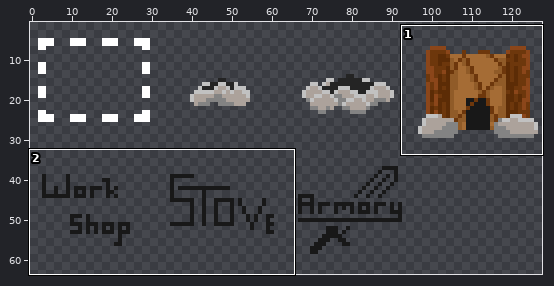
Sprite sheet: Assets/Graphics/Sprites/buildings.png. The first picture is a wide view before the edit; the outline marks the close-up.
Close-up. As it was:
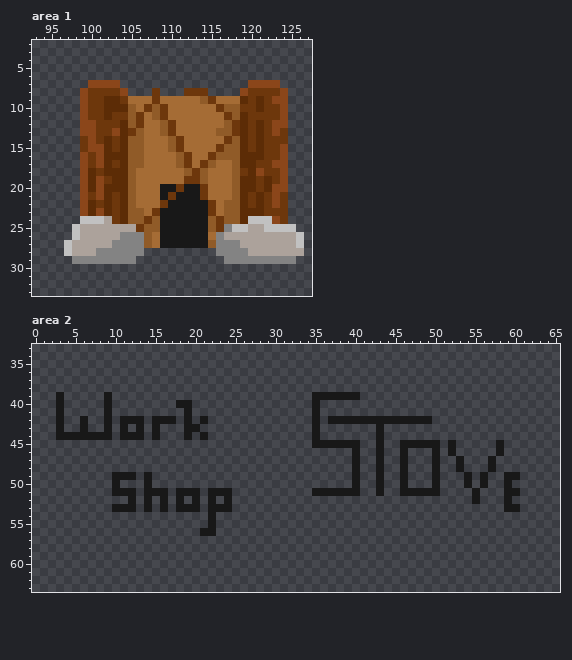
The file is 128x64 pixels. Shown: area 1: x 93..127, y 2..33; area 2: x 0..65, y 33..63. The wide view leaves out empty margins.
After the commit:
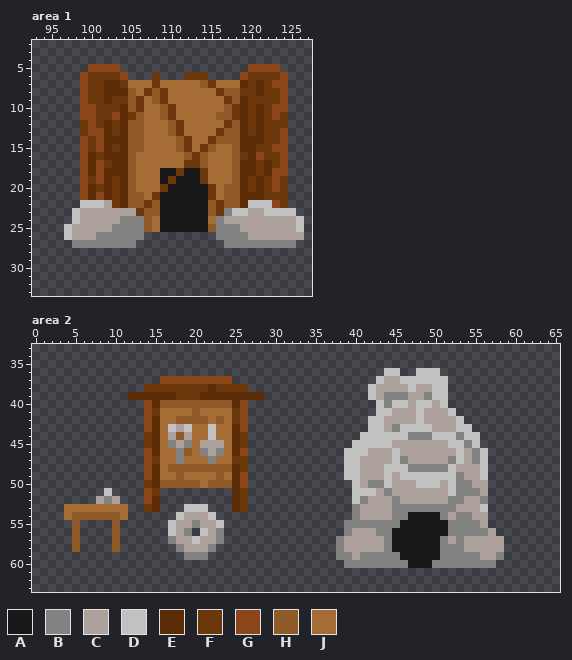
Palette (. is transparent): A #181818  B #838383  C #aca29b  D #c1c1c1  E #5c2c06  F #6d370c  G #8b461a  H #905b28  J #a56c35
The edit:
Area 1:
y 5: x 100..103 .... -> GGGG; x 120..123 .... -> GGGG
y 6: x 99..104 ...... -> GFFFFG; x 108 . -> F; x 112..114 ... -> FFF; x 119..124 ...... -> GFFFFG
y 7: x 99..122 .GGGG................GGG -> GFFEEFJJJFJJJJJHFJJJEFEF; x 124 . -> G
y 8: x 102..119 FFG...F...FFF....G -> EEEHJFHFJJJJJJFHHF; x 121 F -> E
y 9: x 103 E -> F; x 105..106 JJ -> HF; x 108..109 FJ -> HF; x 114..115 HF -> JJ; x 117..118 JJ -> FH; x 121 E -> F; x 123 G -> F
y 10: x 100 F -> G; x 102..103 EE -> FF; x 106..110 JFHFJ -> FJJHF; x 116 F -> J; x 118..119 HF -> FE; x 123 F -> G
y 11: x 100 F -> G; x 102..106 EFFHF -> FGEFH; x 108..110 HFJ -> JHF; x 116..118 JFH -> HHF; x 121 F -> E; x 123..124 FG -> GF
y 12: x 99 G -> F; x 102 F -> E; x 106 F -> H; x 109..111 HFJ -> JHF; x 117..118 HF -> FH; x 123..124 GG -> FF
y 13: x 99 G -> F; x 101..103 FFG -> GEF; x 105 F -> H; x 109..111 HFJ -> JHF; x 116 H -> F; x 118 F -> H; x 123..124 GF -> FG
y 14: x 99..101 FGF -> GFG; x 103 F -> E; x 110..112 HFJ -> JHF; x 115..117 JJF -> FHH; x 120 F -> E; x 124 F -> G
y 15: x 99..100 FG -> GF; x 110..112 HFJ -> JHF; x 114..117 JJFH -> FHJJ; x 120..121 FE -> EF; x 123 F -> G
y 16: x 100..101 FG -> EF; x 106 H -> J; x 111..117 HFJJFHH -> JHFHJJJ; x 119 E -> F; x 121 E -> G
y 17: x 100 F -> E; x 102..103 EF -> FE; x 106 H -> J; x 111 H -> J; x 113..115 JFH -> FHJ; x 122..123 FG -> EF
y 18: x 101 F -> G; x 109..114 JJJHFH -> AAFAAF; x 119 F -> E; x 121..123 GFF -> FEG
y 19: x 100 E -> F; x 102..103 FE -> EF; x 109..114 JJJFFH -> AFAAAF; x 120..124 EFEFG -> FEFGF
y 20: x 101 G -> F; x 103 E -> F; x 109 A -> F; x 111 F -> A; x 114..115 FJ -> AF; x 117 J -> H; x 120..122 EFE -> FEF; x 124 G -> F
y 21: x 100 F -> E; x 106 J -> H; x 108 J -> F; x 110 F -> A; x 114..115 FJ -> AF; x 117 J -> H; x 120 F -> E; x 123 G -> F
y 22: x 99..102 GEFE -> DDDC; x 106..109 JJJF -> HFHA; x 115..116 FJ -> HF; x 120..122 FEF -> DDD
y 23: x 98..108 .GEGEFEHHJF -> DCCCCCCCFHH; x 115..125 FJHHEEEFFF. -> HFBDDCCDDDD
y 24: x 98..101 .DDD -> DCCC; x 103..108 FEHHFH -> CBBBHJ; x 115..126 HFHHEDDDGF.. -> JBCCCCCCCCCD
y 25: x 97..98 .D -> DC; x 103..106 CCCF -> BBBB; x 108 H -> J; x 116 F -> B; x 118..119 DD -> BC; x 122..126 DDDD. -> CCCCD
y 26: x 97..98 .D -> DC; x 101..103 CCC -> BBB; x 107..115 HJAAAAAAJ -> .........; x 117..119 CCC -> BBB; x 126 D -> C
y 27: x 97..102 DCCCCC -> .BBBBB; x 106..116 BHJAAAAAAHB -> ...........; x 119..126 CCCCCCCD -> BBBBBBB.
y 28: x 97..106 DCCCBBBBBB -> ..........; x 116..126 BBBBCCCCCCC -> ...........
y 29: x 98..105 BBBBBBBB -> ........; x 117..125 BBBBBBBBB -> .........
Area 2:
y 36: x 44..45 .. -> DD; x 48..50 ... -> DDD
y 37: x 16..24 ......... -> GGGGGGGGG; x 43..51 ......... -> DCCDDDDDD
y 38: x 14..26 ............. -> FFFFFFFFEFFFF; x 42..51 .......... -> DCCCCDCCDD
y 39: x 3 A -> .; x 9 A -> .; x 12..28 ................. -> EEEEEEFFFEEEEEEEE; x 35..40 AAAAAA -> ......; x 42..51 .......... -> DCBBBCCBDD
y 40: x 3 A -> .; x 9 A -> .; x 14..26 ....AA....... -> GEHHHHHHHHHEG; x 35 A -> .; x 43..51 ......... -> DBDDCDDCD
y 41: x 3 A -> .; x 9 A -> .; x 14..26 .....A....... -> GFJJJJHJJJJFG; x 35 A -> .; x 43..52 .......... -> DDCCCDCCCD
y 42: x 3 A -> .; x 6 A -> .; x 9 A -> .; x 11..26 AAA.AAA.A.A..... -> ...GEJJHHHHJHJFG; x 35 A -> .; x 37..53 AAAAAAAAAAAAA.... -> .....DDCCCCDCCCCD
y 43: x 3 A -> .; x 6 A -> .; x 9 A -> .; x 11 A -> .; x 13..26 A.A...AA...... -> .GEJDCDJJDJJEG; x 35 A -> .; x 42..54 .A........... -> DDCBDDDDCCCDD
y 44: x 3..9 AAAAAAA -> .......; x 11..26 AAA.A...A.A..... -> ...FEJCHCJJDJJEF; x 35 A -> .; x 41..55 ..A............ -> DDDDDDBBBDDDBDD
y 45: x 14..26 ............. -> FEJBCBJCCCJEF; x 35..55 AAAAAA..A..AAAAA.A... -> .....DDDDDCCCCCCCDDBD; x 58 A -> .
y 46: x 14..26 ............. -> GEJJBHJBCBJEG; x 39..56 .A..A..A...A.A.... -> DDDCCCDCCCCCCCDCBD; x 58 A -> .
y 47: x 14..26 ............. -> GFJJBJJJBJJFF; x 39..57 .A..A..A...A..A...A -> DDCCCCDBCCCCCBDCBD.
y 48: x 14..26 ............. -> GEJHHHHHHHHEF; x 39..57 .A..A..A...A..A...A -> DDCCCDDDBBBBBDCCCD.
y 49: x 10..12 AAA -> ...; x 14..26 A............ -> GEJJHJJJJHJEG; x 39..56 .A..A..A...A...A.A -> DDCCCDCDDDDDDDBCCD; x 59..60 AA -> ..
y 50: x 10 A -> .; x 14..26 A............ -> FEHHHHHJHHHEG; x 40..56 A..A..A...A...A.A -> DCBBDCCCDDDCDBBCC; x 59 A -> .
y 51: x 9..12 .AAA -> D...; x 14..16 AAA -> GF.; x 18..20 AAA -> ...; x 22..26 AAA.. -> ...EF; x 35..56 AAAAAA..A..AAAAA....A. -> .....DDDCBCCCCCCCDBBBC; x 59..60 AA -> ..
y 52: x 8..10 ... -> CBC; x 12 A -> .; x 14..16 A.A -> GE.; x 18 A -> .; x 20 A -> .; x 22 A -> .; x 24..26 A.. -> .EF; x 40..56 ...............A. -> DBCCCBCCCCCCBBCCB; x 59 A -> .
y 53: x 4..12 ......AAA -> JJJJJJJJ.; x 14..16 A.A -> FE.; x 18..26 AAA.AAA.. -> .DDD...EF; x 40..56 ................. -> BCCCCBBBBBBBBCCCD; x 59..60 AA -> ..
y 54: x 4..11 ........ -> JHHHHHHJ; x 18..22 ....A -> DCCCD; x 40..56 ................. -> BCCCCBBAAAABCBBCC
y 55: x 5 . -> H; x 10 . -> H; x 17..23 .....A. -> DCCBCCD; x 39..56 .................. -> BBBBBBBAAAAAABBBBC
y 56: x 5 . -> H; x 10 . -> H; x 17..19 ... -> DCB; x 21..23 AA. -> DCB; x 39..57 ................... -> BCCCBBAAAAAAABBBBBC
y 57: x 5 . -> H; x 10 . -> H; x 17..23 ....... -> BCCDCCB; x 38..58 ..................... -> BCCCCCBAAAAAABCBCCCCC
y 58: x 5 . -> H; x 10 . -> H; x 18..22 ..... -> BCCCB; x 38..58 ..................... -> BCCCCCBAAAAAABBBCCCCC
y 59: x 19..21 ... -> BBB; x 38..58 ..................... -> BBCBBBBBAAAAABBBBBCCB
y 60: x 39..57 ................... -> BBBBBBBBAAABBBBBBBB
Boxes around the changes in both close-ups, in picture pixels (x1, y1, x2, y2):
changed: (64, 64, 304, 264)
changed: (312, 368, 520, 568)
changed: (56, 376, 264, 560)
